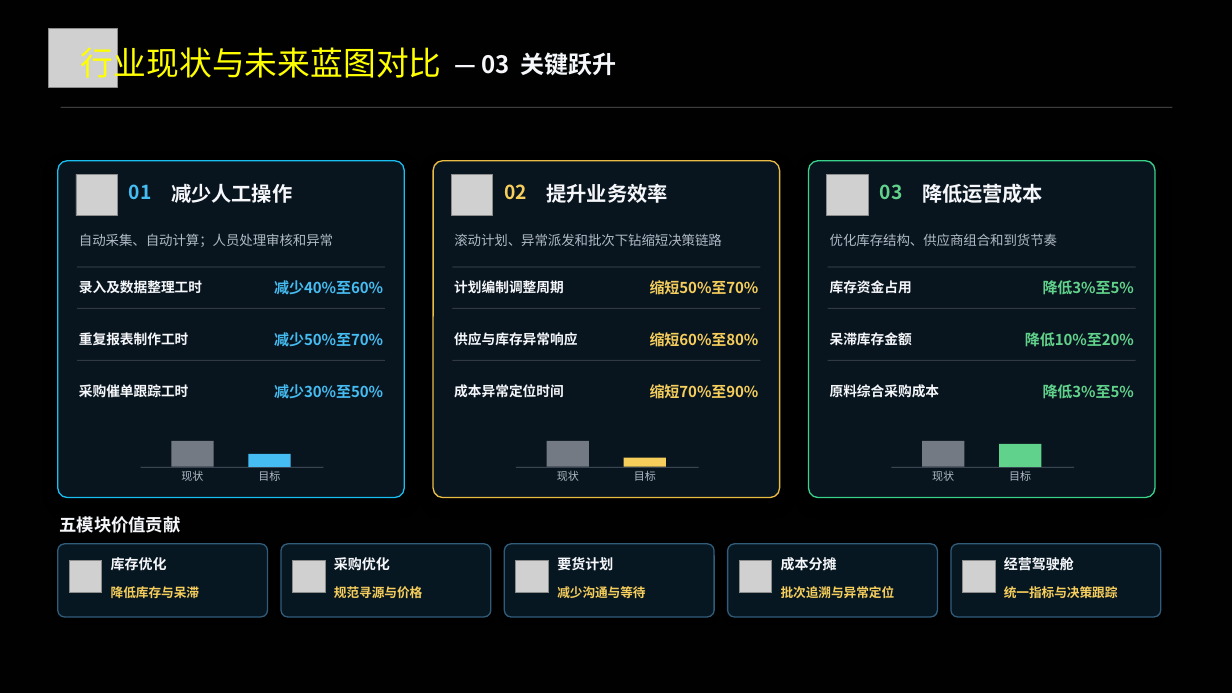
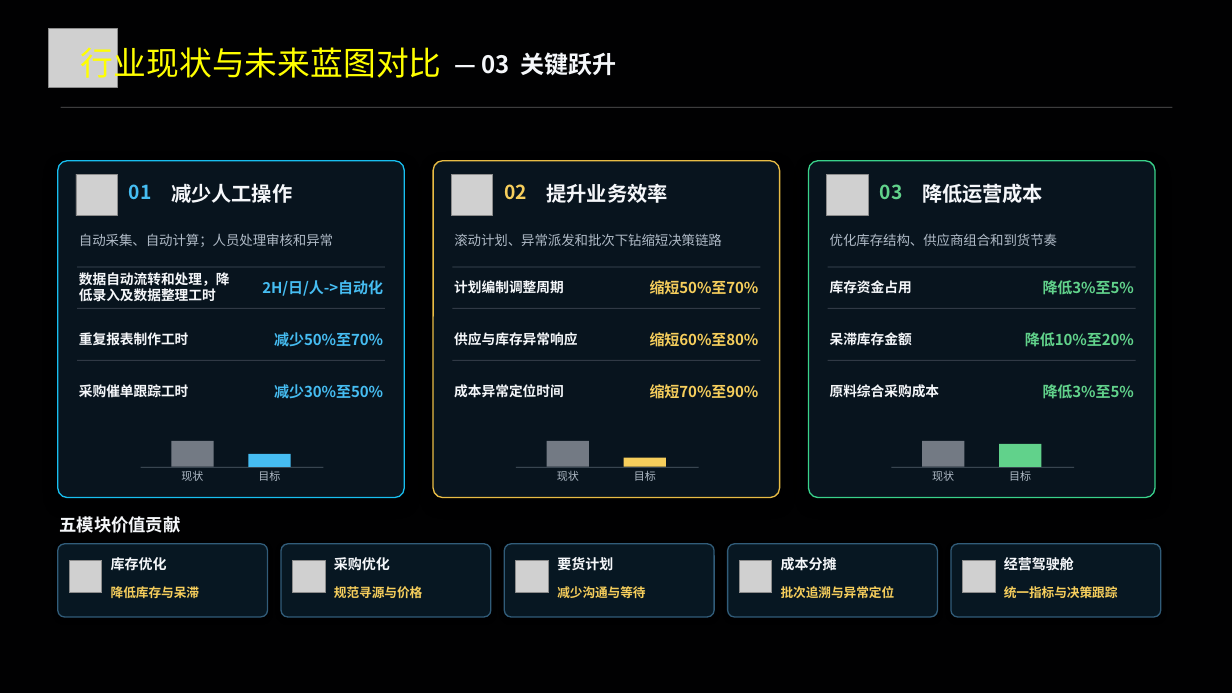
Before and after one commit to DDD71/scos_proj, a slide deck: slide 4 of 2-业务蓝图-draft/汇报文档/20260924汇报/中粮生物科技SCOS_V20260924.pptx. Drawn at 1232x693 pixels with LibreOffice and Linux fonts; fonts in the diff are those of the drawing; grey boxes stand for pictures; background and template pictures are left out. Boxes give left, top, right and bottom in pixels: in the first picture for what was removed or moved away, otherwise in the second. Text is boxed around its words. In the diff, an @@ line names an element or a change of style, - is before the commit and + after.

```diff
--- a/2-业务蓝图-draft/汇报文档/20260924汇报/中粮生物科技SCOS_V20260924.pptx
+++ b/2-业务蓝图-draft/汇报文档/20260924汇报/中粮生物科技SCOS_V20260924.pptx
@@ text at (79, 272, 230, 302): text changed @@
-录入及数据整理工时
+数据自动流转和处理，降低录入及数据整理工时
@@ text at (262, 280, 383, 296): text changed @@
-减少40%至60%
+2H/日/人->自动化
```
Also in this commit, not shown: 33 other files.
